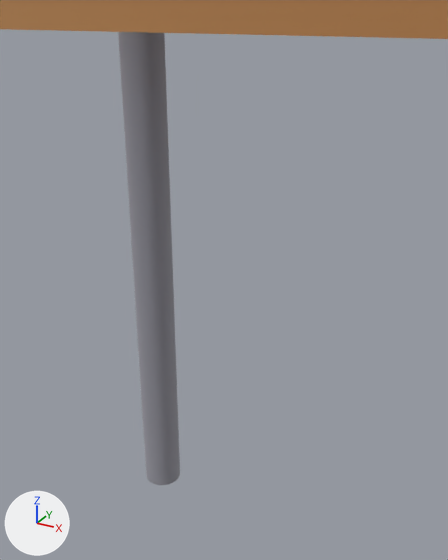
The glTF model step/iltatahti_p18.glb, before and after one commit.
Both versions are drawn from a 50 mm lens placed at (0.2729, -0.0095, -0.0067), pointed at (0.2675, 0.0002, -0.0115). The lights are fixed; the arrows at lower left show +X, +Y and +Z. The first picture is the older version. Where no turn or scale is listed for an object, it has been applied to the vertices.

Objects in the first picture: 'motor_stick', 'rear_hook'.
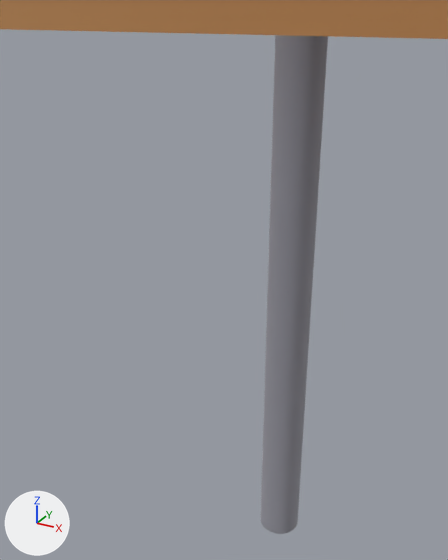
Scene script edits in JSON lines:
```json
{"op": "set", "path": "ob_rear_hook.location", "old": "(0.266, 0.0, -0.0119)", "new": "(0.269, 0.0, -0.0119)"}
```

Changed parts and their boxes (x1, y1, x2, y2) in the pictures (448 x 560 px):
```json
{"object": "rear_hook", "change": "moved", "before": [118, 32, 180, 485], "after": [260, 35, 328, 534]}
```
